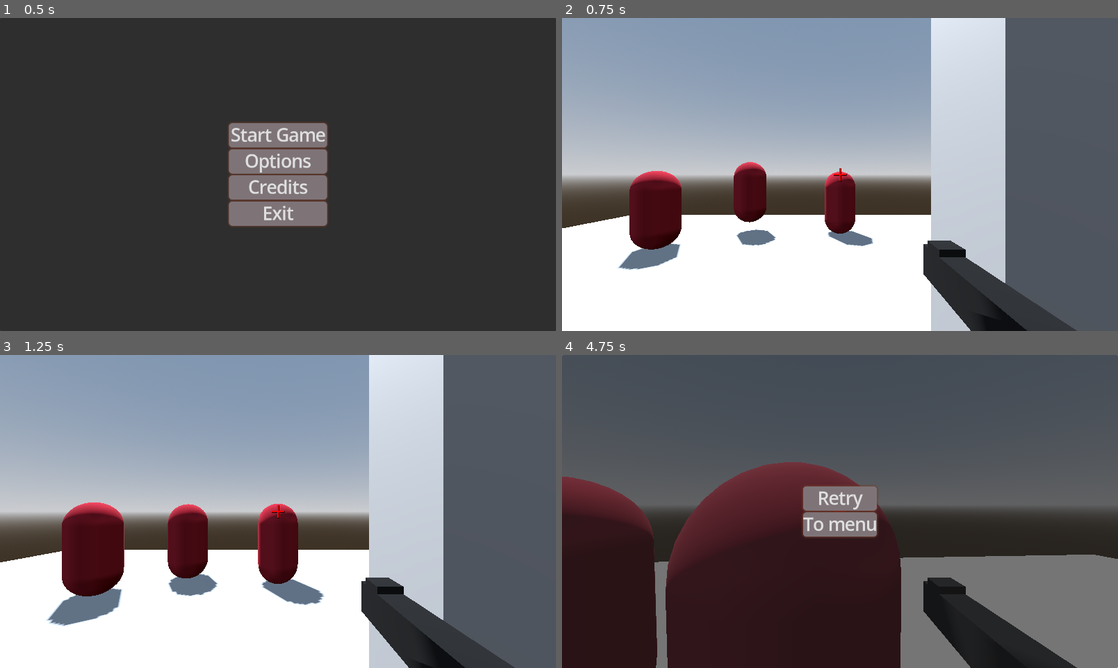
Above: before the commit, frames 1-4 (two rows, left to right).
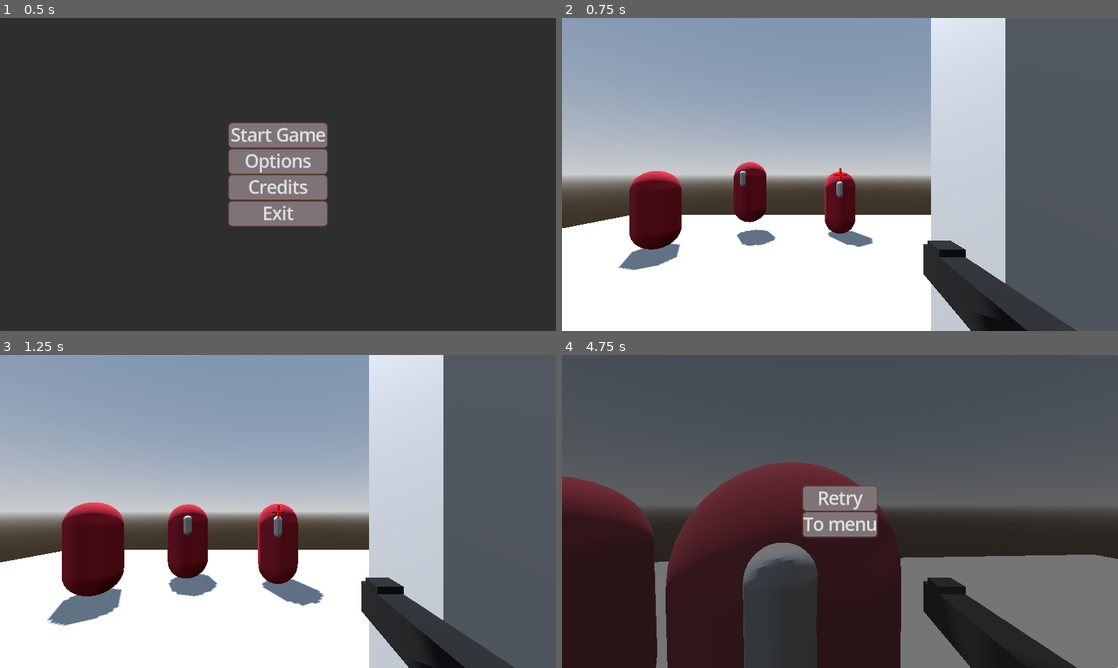
Above: after the commit, the same moments.

Repository: Redii9/Projekt_Gra_FPS
Game: Godot game, scene res://Scenes/UI/menu.tscn
The game is run twice, just before and just after one commit, with the same random seed, the same clock (stepped at 60 frames per second) and the same inputs.
Inputs (mouse positions are in pixels of both pictures, inside the frame that each line leads up to):
- Up to frame 1 (0.5 s): no input
- Up to frame 2 (0.75 s): click "Start Game" at 0.5 s
- Up to frame 3 (1.25 s): no input
- Up to frame 4 (4.75 s): move the mouse to (867, 511) at 1.27 s; press the mouse at (867, 511) at 1.28 s; hold W (forward) 1.28-2 s; tap Space (jump) at 1.52, 3.02 s; release the mouse at (867, 511) at 2 s; click "Retry" at 2 s; move the mouse to (812, 511) at 2.77 s; hold W (forward) 2.78-3.5 s; click (812, 511) at 2.85 s; click "Retry" at 3.5 s; move the mouse to (851, 505) at 4.27 s; press the mouse at (851, 505) at 4.28 s; hold W (forward) from 4.28 s (still down)

Frame 1 is identical in both runs. In frame 2, 0.1% of the frame differs, in the area x 12-54%, y 47-81%; in frame 3, 0.2%; in frame 4, 4.8%, in the area x 12-61%, y 34-100%.

Commit message:
Dodano obrót przeciwników
- Dodano, że przeciwnicy obracają się w stronę w którą idą

Diff:
--- a/Scenes/enemy.tscn
+++ b/Scenes/enemy.tscn
@@ -13,6 +13,10 @@
 [sub_resource type="CapsuleShape3D" id="CapsuleShape3D_hghv2"]
 radius = 0.662027
 height = 2.06712
+
+[sub_resource type="CapsuleMesh" id="CapsuleMesh_hghv2"]
+radius = 0.1
+height = 0.5
 
 [node name="Enemy" type="CharacterBody3D" node_paths=PackedStringArray("nav_agent") groups=["enemy"]]
 script = ExtResource("1_hghv2")
@@ -31,5 +35,9 @@
 
 [node name="NavigationAgent3D" type="NavigationAgent3D" parent="."]
 
+[node name="MeshInstance3D2" type="MeshInstance3D" parent="."]
+transform = Transform3D(1, 0, 0, 0, 1, 0, 0, 0, 1, -0.00404689, 0.447782, 0.453762)
+mesh = SubResource("CapsuleMesh_hghv2")
+
 [connection signal="body_entered" from="DamageArea" to="." method="_on_damage_area_body_entered"]
 [connection signal="body_exited" from="DamageArea" to="." method="_on_damage_area_body_exited"]
--- a/Scripts/enemy.gd
+++ b/Scripts/enemy.gd
@@ -4,6 +4,7 @@
 @export var enemy_damage: int = 5
 @export var damage_cooldown: float = 0.5
 @export var speed: float = 3.0
+@export var rotation_speed: float = 5.0
 var player_in_area = null
 #var can_deal_damage: bool = true
 @export var nav_agent: NavigationAgent3D
@@ -14,10 +15,14 @@
 	nav_agent.max_speed = speed
 	_update_target_position()
 
-func _physics_process(_delta: float) -> void:
+func _physics_process(delta: float) -> void:
 	_update_target_position()
 	var next_position = nav_agent.get_next_path_position()
 	var direction = (next_position - global_position).normalized() # obliczanie kierunku normalized zmiena wektor na wersor
+
+	if direction.length() > 0.1: # Tylko jesli się porusza
+		var target_rotation = atan2(direction.x, direction.z) # Kierunek ruchu
+		rotation.y = lerp_angle(rotation.y, target_rotation, rotation_speed * delta)
 
 	velocity = direction * speed
 
--- a/Scripts/enemy_fast.gd
+++ b/Scripts/enemy_fast.gd
@@ -6,6 +6,7 @@
 @export var current_speed: float = 2.0
 @export var max_speed: float = 8.0
 @export var acceleration: float = 1.0
+@export var rotation_speed: float = 8.0
 
 var player_in_area = null
 @export var nav_agent: NavigationAgent3D
@@ -20,6 +21,10 @@
 
 	var next_position = nav_agent.get_next_path_position()
 	var direction = (next_position - global_position).normalized()
+
+	if direction.length() > 0.1: # Tylko jesli się porusza
+		var target_rotation = atan2(direction.x, direction.z) # Kierunek ruchu
+		rotation.y = lerp_angle(rotation.y, target_rotation, rotation_speed * delta)
 
 	# Zwiekszenie predkosci wraz z czasem
 	current_speed = min(current_speed + acceleration * delta, max_speed)
Not shown: 1 places in Scenes/enemy.tscn that only renumber resources
